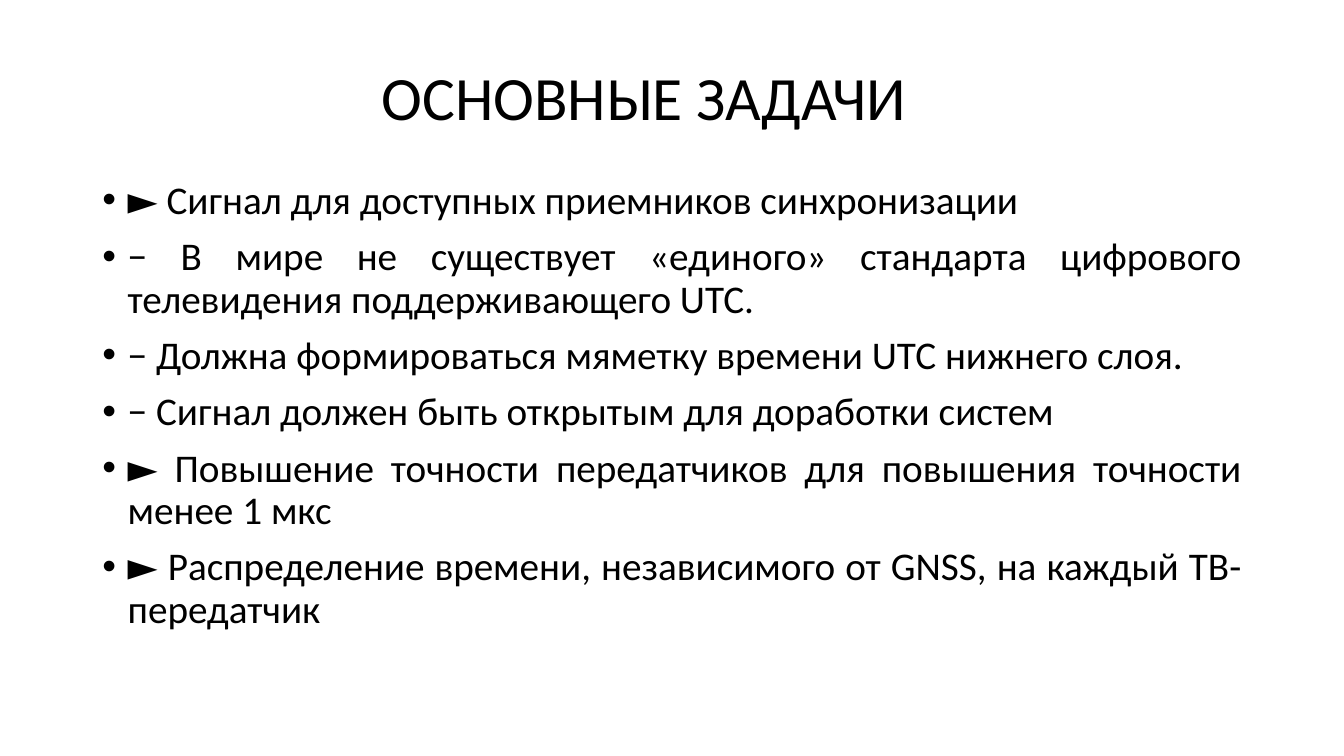
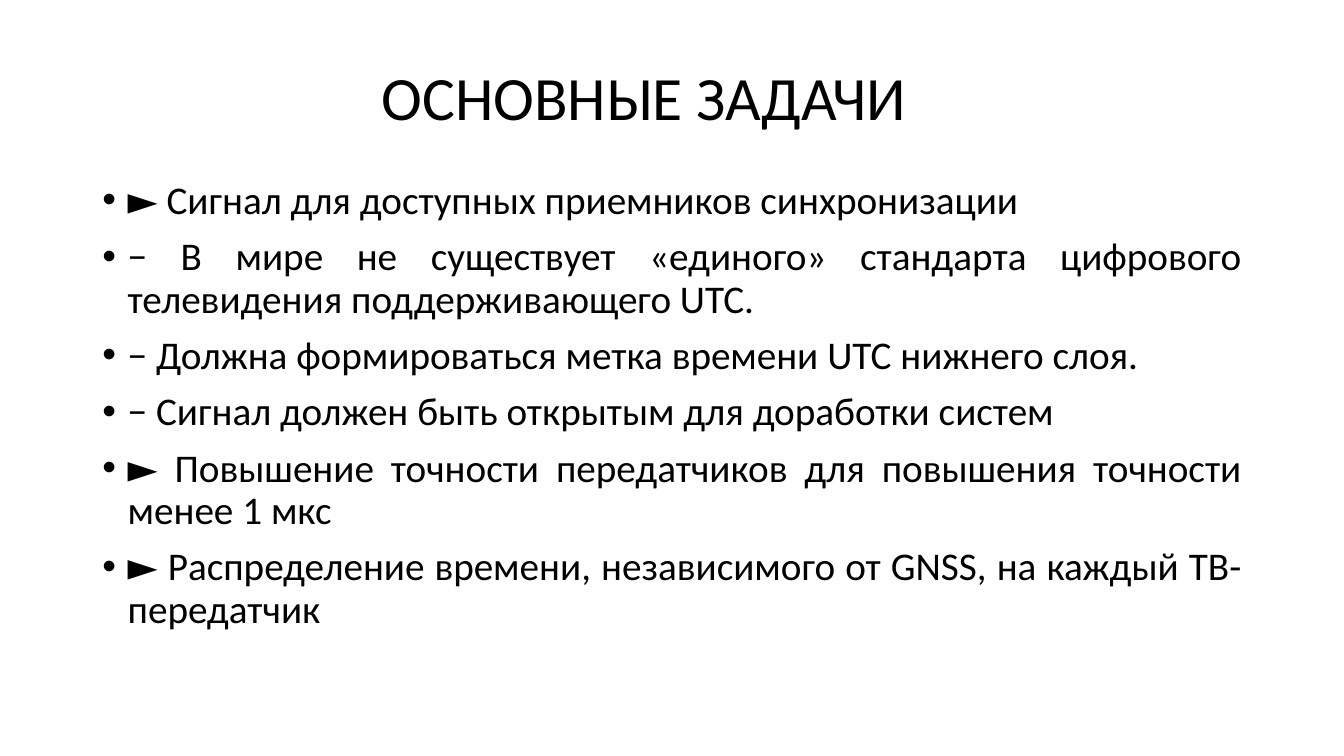
Before and after one commit to SiwaNetwork/QUANTUM, a slide deck: slide 5 of Time-Card/ДОКУМЕНТЫ/ТИПОГРАФИЯ/PNT НА ОСНОВЕ 5G и ТВ.pptx. Drawn at 1344x756 pixels with LibreOffice and Linux fonts; fonts in the diff are those of the drawing. Boxes give left, top, right and bottom in pixels: in the first picture for what was removed or moved away, otherwise in the second. Text is boxed around its words. In the diff, an @@ line names an element or a change of style, - is before the commit and + after.

```diff
--- a/Time-Card/ДОКУМЕНТЫ/ТИПОГРАФИЯ/PNT НА ОСНОВЕ 5G и ТВ.pptx
+++ b/Time-Card/ДОКУМЕНТЫ/ТИПОГРАФИЯ/PNT НА ОСНОВЕ 5G и ТВ.pptx
@@ text at [156,342,1139,376]: text changed @@
-• − Должна формироваться мяметку времени UTC нижнего слоя.
+• − Должна формироваться метка времени UTC нижнего слоя.
```
Also in this commit, not shown: 6 other slides changed, 1 slide removed, 2 other files.
